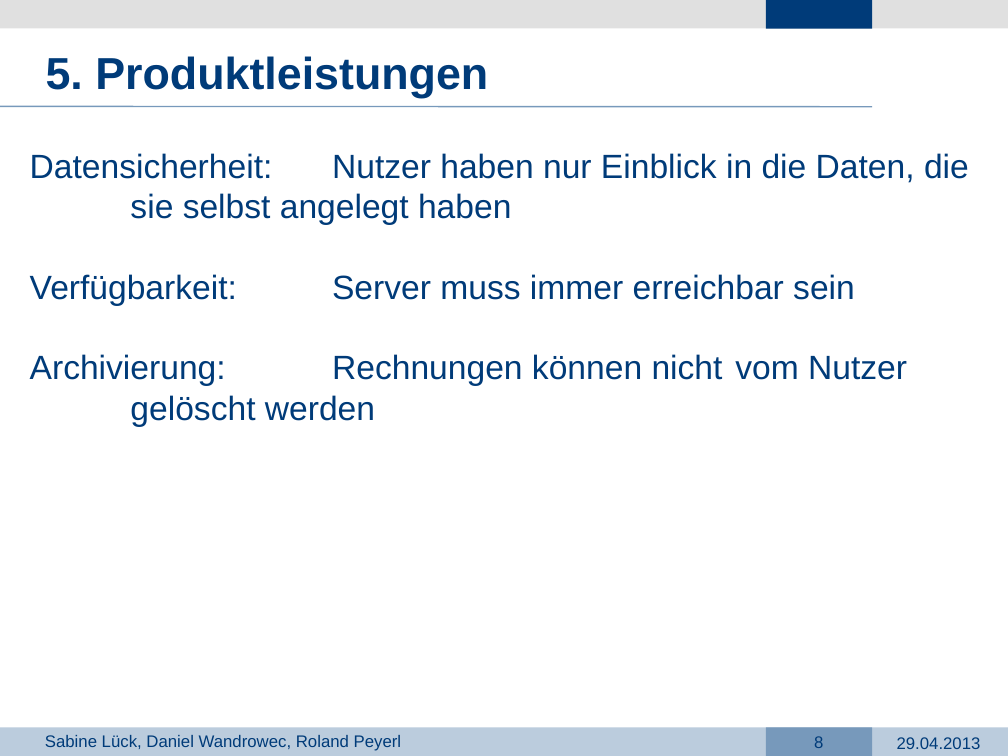
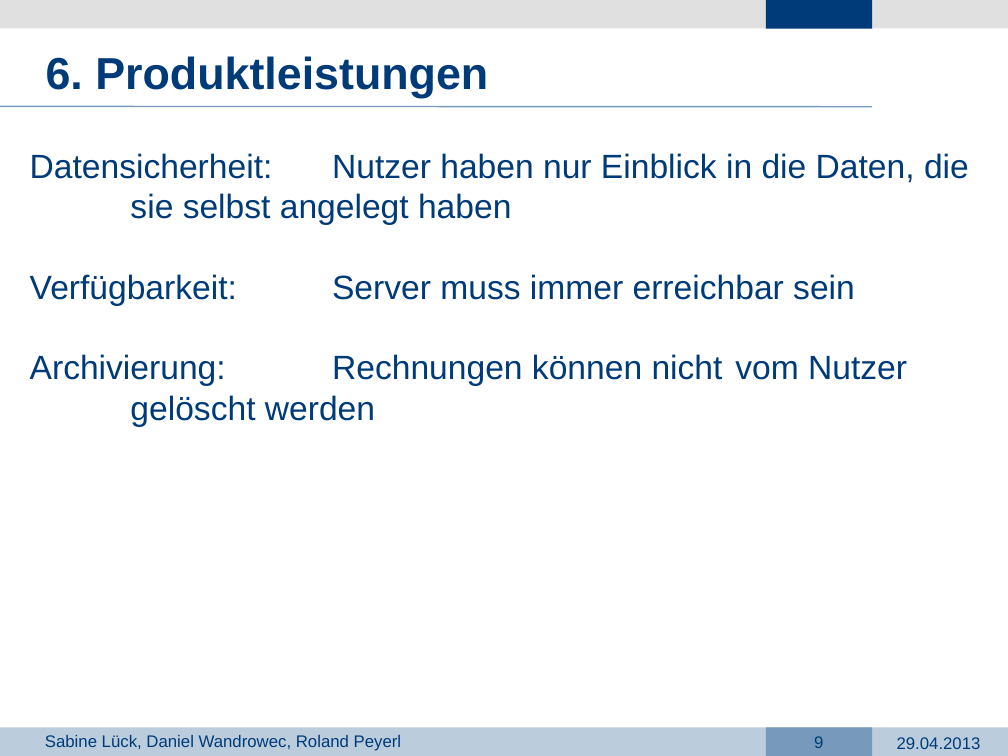
Before and after one commit to dark-saron/PRG4, a slide deck: slide 9 of Präsentation PRG4.pptx (slide 8 before the commit). Drawn at 1008x756 pixels with LibreOffice and Linux fonts; fonts in the diff are those of the drawing; background and template pictures are left out. Boxes give left, top, right and bottom in pixels: in the first picture for what was removed or moved away, otherwise in the second. Text is boxed around its words. In the diff, an @@ line names an element or a change of style, - is before the commit and + after.

```diff
--- a/Präsentation PRG4.pptx
+++ b/Präsentation PRG4.pptx
@@ text at box(46, 56, 488, 98): text changed @@
-5. Produktleistungen
+6. Produktleistungen
@@ page number at box(814, 736, 823, 748): text changed @@
-8
+9
```
Also in this commit, not shown: 11 other slides changed, 1 slide added.
